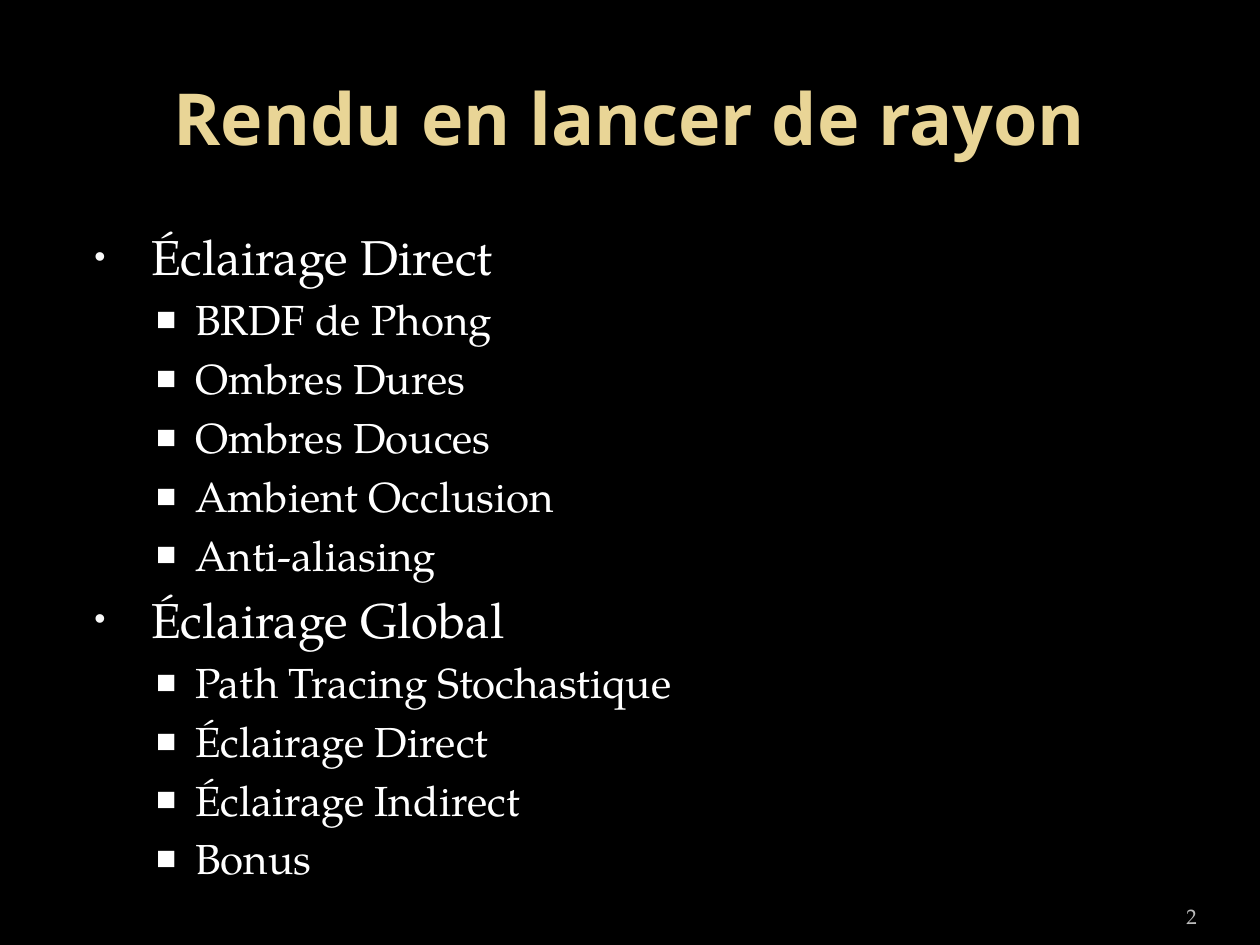
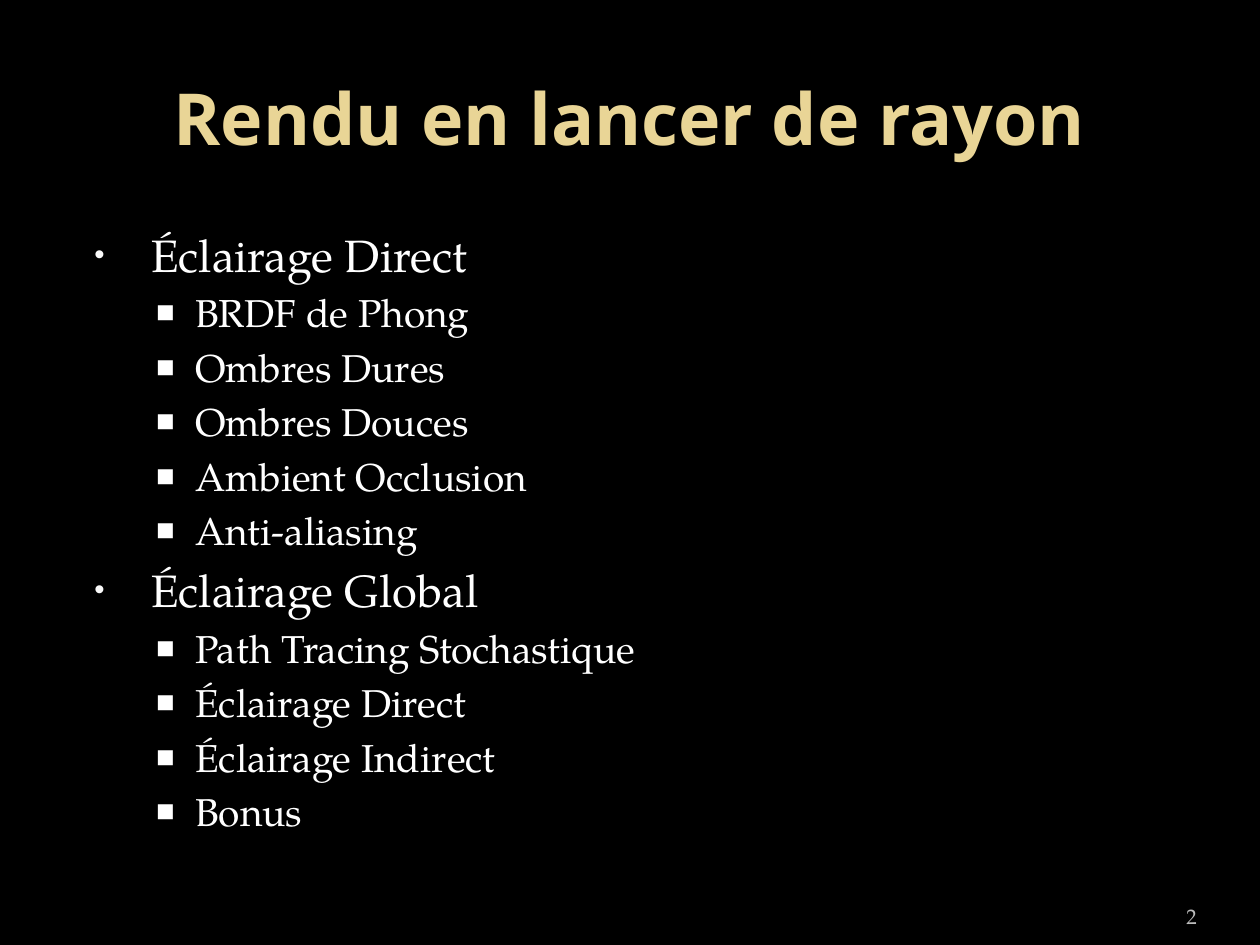
Before and after one commit to ArnaudDouceur/3D-Ray-Tracing-Engine, a slide deck: slide 2 of Soutenance 3D/infsi350_douceur_ross.pptx. Drawn at 1260x945 pixels with LibreOffice and Linux fonts; fonts in the diff are those of the drawing. Boxes give left, top, right and bottom in pixels: in the first picture for what was removed or moved away, otherwise in the second. Text is boxed around its words. In the diff, an @@ line names an element or a change of style, - is before the commit and + after.

Commit message:
With anti-aliasing slide

```diff
--- a/Soutenance 3D/infsi350_douceur_ross.pptx
+++ b/Soutenance 3D/infsi350_douceur_ross.pptx
@@ text "Éclairage Direct" at [151,231,636,827]: size 28 to 25.9 pt in "Éclairage Direct", "Éclairage Global"; size 24 to 22.2 pt in "BRDF de Phong", "Ombres Dures", "Ombres Douces", "Ambient Occlusion" and 5 more places @@
```
Also in this commit, not shown: 3 other slides changed.
